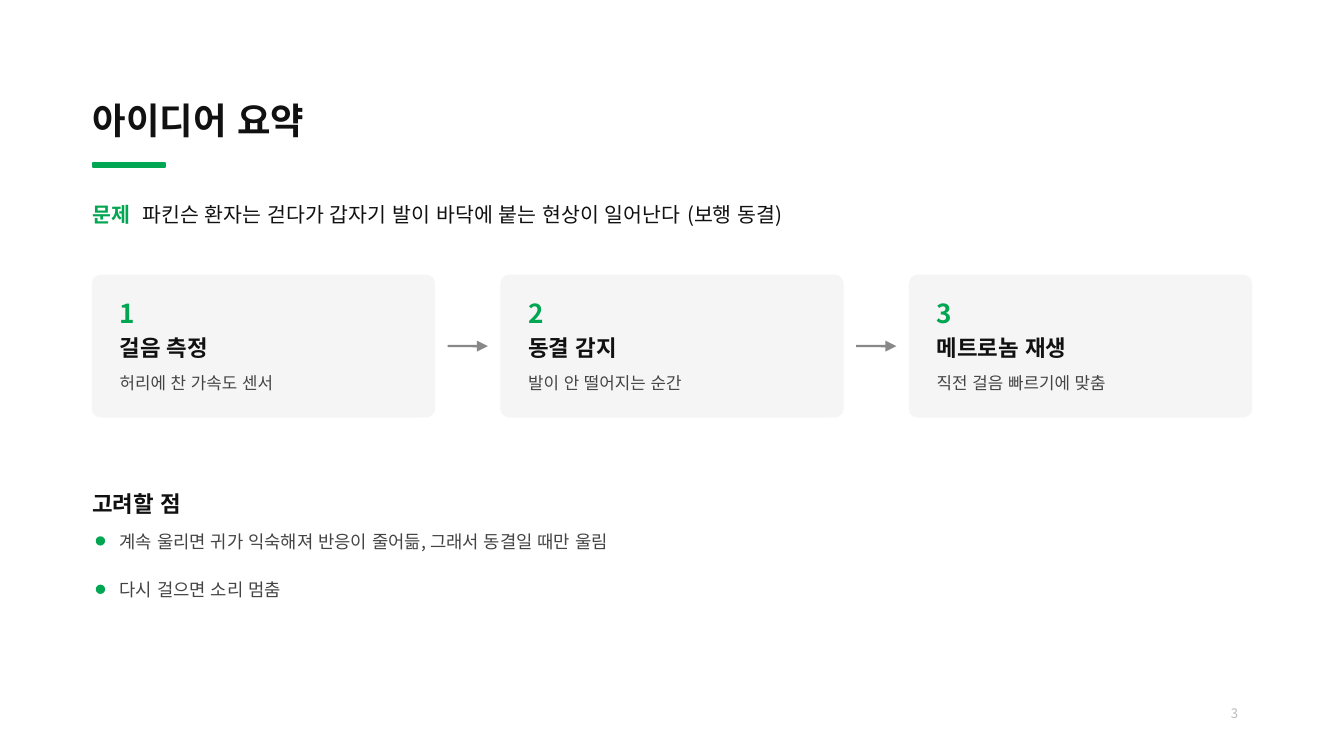
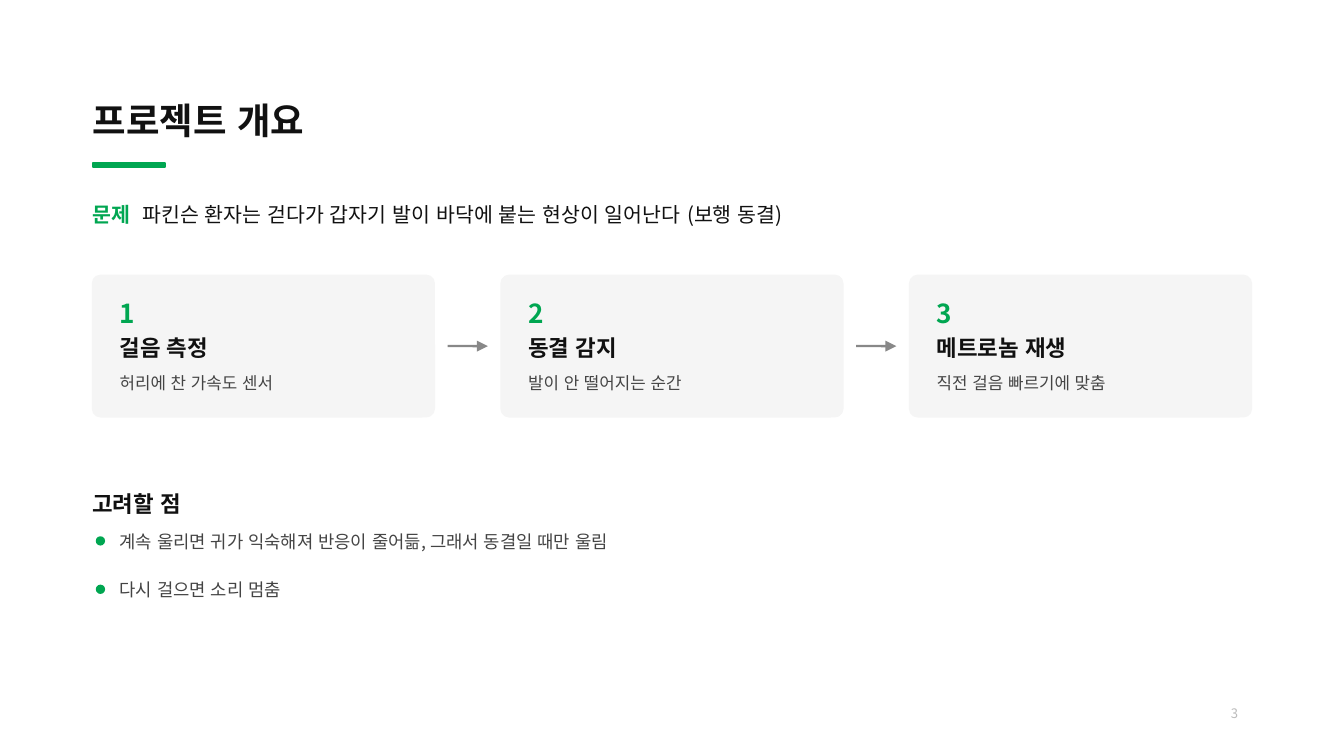
Before and after one commit to bell-ha/fog-cue, a slide deck: slide 3 of 2_중간발표/32203482이종하_개인맞춤형디바이스개발_중간발표.pptx. Drawn at 1344x756 pixels with LibreOffice and Linux fonts; fonts in the diff are those of the drawing. Boxes give left, top, right and bottom in pixels: in the first picture for what was removed or moved away, otherwise in the second. Text is boxed around its words. In the diff, an @@ line names an element or a change of style, - is before the commit and + after.

```diff
--- a/2_중간발표/32203482이종하_개인맞춤형디바이스개발_중간발표.pptx
+++ b/2_중간발표/32203482이종하_개인맞춤형디바이스개발_중간발표.pptx
@@ title at (x1=93, y1=103, x2=304, y2=138): text changed @@
-아이디어 요약
+프로젝트 개요
```
Also in this commit, not shown: 10 other slides changed, 3 other files.
